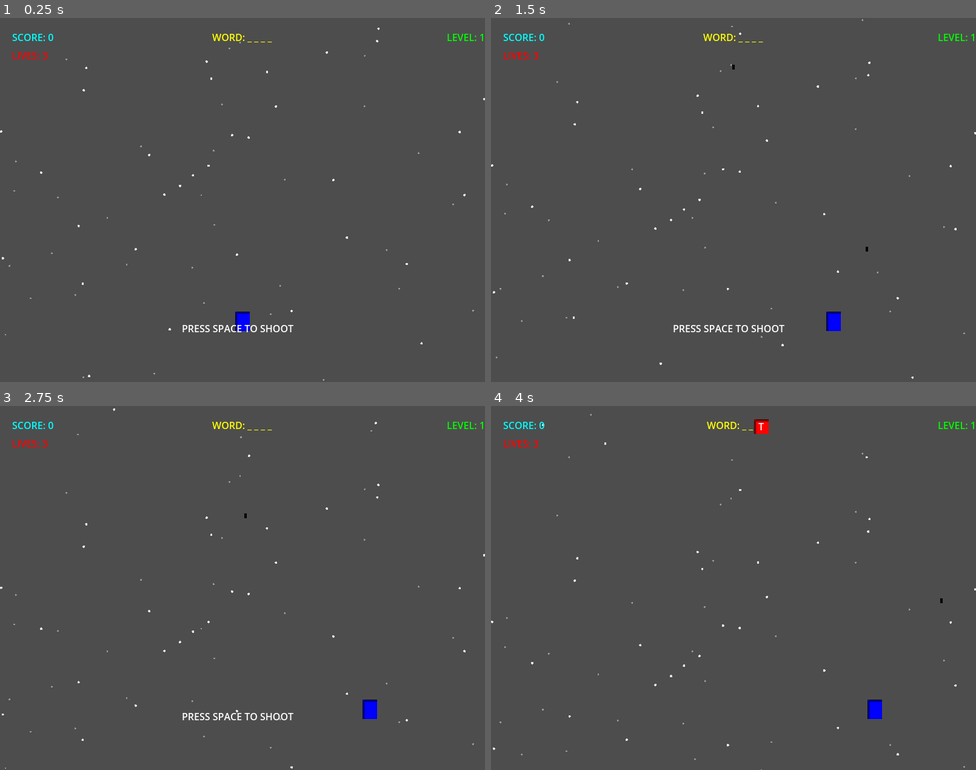
Above: before the commit, frames 1-4 (two rows, left to right).
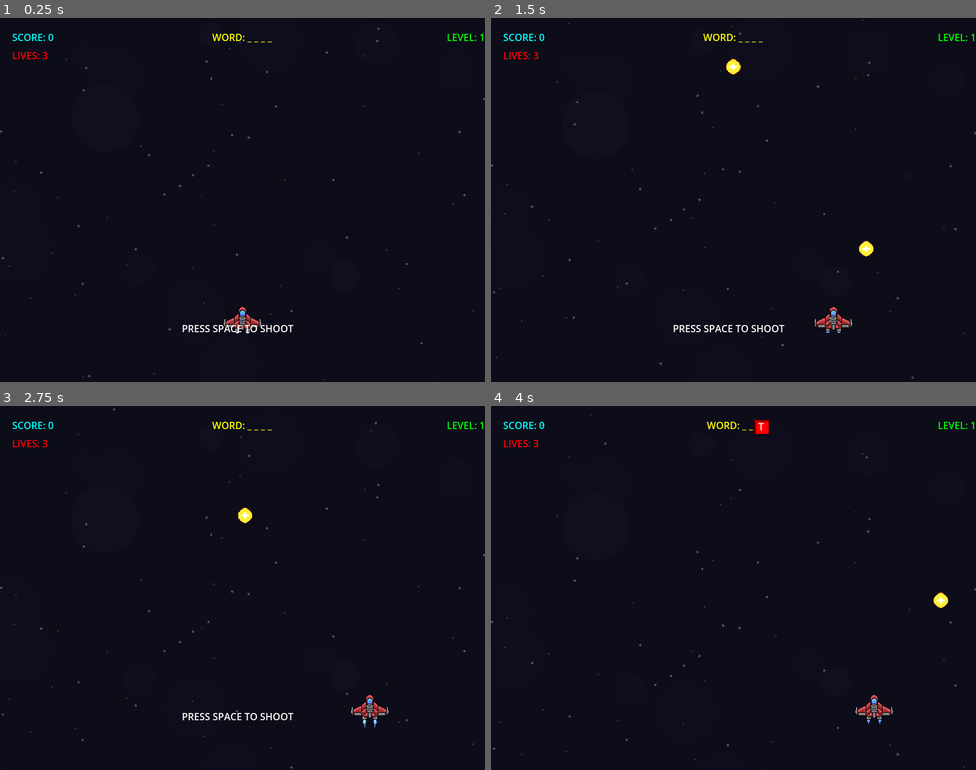
Above: after the commit, the same moments.

Repository: Tolosa527/vertical-shooter
Game: Godot game, scene res://scenes/main/Main.tscn
The game is run twice, just before and just after one commit, with the same random seed, the same clock (stepped at 60 frames per second) and the same inputs.
Inputs:
- Up to frame 1 (0.25 s): no input
- Up to frame 2 (1.5 s): tap Space (shoot) at 0.5, 0.6, 1.25, 1.35 s; hold Right (move_right) 0.53-1.28 s; tap Enter (ui_accept) at 0.77 s; hold Left (move_left) from 1.28 s (still down)
- Up to frame 3 (2.75 s): tap Enter (ui_accept) at 1.52 s; tap Space (shoot) at 2, 2.3 s; release Left (move_left) at 2.03 s; hold Right (move_right) from 2.03 s (still down); hold R from 2.03 s (still down)
- Up to frame 4 (4 s): tap Space (shoot) at 2.75, 2.85, 3.6 s; release R at 2.78 s; tap Enter (ui_accept) at 3.02, 3.77 s; release Right (move_right) at 3.53 s; hold Left (move_left) from 3.53 s (still down)

The runs differ from the first frame. In frame 1, 100% of the frame differs, in the area x 0-100%, y 0-100%; in frame 2, 100%; in frame 3, 100%; in frame 4, 100%.

Commit message:
Add obstacle upgrade guide and implement animated obstacles
- Introduced a comprehensive guide for the upgraded obstacle system.
- Added new animated obstacle features with support for multiple sprites.
- Updated player and obstacle scripts to utilize AnimatedSprite2D.
- Enhanced visual effects for player and obstacle interactions.
- Implemented nebula effects in the background for improved aesthetics.
- Removed the generate_sprites script as it's no longer needed.

Diff:
--- a/project.godot
+++ b/project.godot
@@ -54,6 +54,7 @@
 
 [rendering]
 
+environment/defaults/default_clear_color=Color(0.02, 0.02, 0.05, 1)
 textures/canvas_textures/default_texture_filter=0
 renderer/rendering_method="gl_compatibility"
 renderer/rendering_method.mobile="gl_compatibility"
--- a/scenes/main/Main.tscn
+++ b/scenes/main/Main.tscn
@@ -28,12 +28,7 @@
 
 [node name="UI" type="Control" parent="."]
 layout_mode = 3
-anchors_preset = 15
-anchor_right = 1.0
-anchor_bottom = 1.0
-grow_horizontal = 2
-grow_vertical = 2
-mouse_filter = 2
+anchors_preset = 0
 script = ExtResource("8_t4u6v")
 
 [node name="ScoreLabel" type="Label" parent="UI"]
@@ -101,3 +96,13 @@
 offset_right = 250.0
 offset_bottom = 150.0
 text = "RESTART"
+
+[node name="UI2" type="Control" parent="."]
+layout_mode = 3
+anchors_preset = 15
+anchor_right = 1.0
+anchor_bottom = 1.0
+grow_horizontal = 2
+grow_vertical = 2
+mouse_filter = 2
+script = ExtResource("8_t4u6v")
--- a/scenes/objects/Bullet.tscn
+++ b/scenes/objects/Bullet.tscn
@@ -1,21 +1,33 @@
-[gd_scene load_steps=4 format=3 uid="uid://dq7w9e1r2t3y4"]
+[gd_scene load_steps=6 format=3 uid="uid://dq7xae1r2t3y4"]
 
-[ext_resource type="Script" path="res://scripts/Bullet.gd" id="1_bullet"]
-
-[sub_resource type="PlaceholderTexture2D" id="placeholder_texture"]
-size = Vector2(4, 8)
+[ext_resource type="Script" uid="uid://b08fyqcjjjtmo" path="res://scripts/Bullet.gd" id="1_bullet"]
+[ext_resource type="Texture2D" uid="uid://dv3k6ugdu0mui" path="res://assets/sprites/nave_02-Sheet.png" id="2_bullet_texture"]
 
 [sub_resource type="RectangleShape2D" id="RectangleShape2D_1"]
 size = Vector2(4, 8)
+
+[sub_resource type="AtlasTexture" id="AtlasTexture_k3s4m"]
+atlas = ExtResource("2_bullet_texture")
+region = Rect2(166, 168, 83, 84)
+
+[sub_resource type="SpriteFrames" id="SpriteFrames_k3s4m"]
+animations = [{
+"frames": [{
+"duration": 1.0,
+"texture": SubResource("AtlasTexture_k3s4m")
+}],
+"loop": true,
+"name": &"default",
+"speed": 5.0
+}]
 
 [node name="Bullet" type="Area2D"]
 collision_layer = 16
 collision_mask = 8
 script = ExtResource("1_bullet")
 
-[node name="Sprite2D" type="Sprite2D" parent="."]
-modulate = Color(0, 1, 0, 1)
-texture = SubResource("placeholder_texture")
-
 [node name="CollisionShape2D" type="CollisionShape2D" parent="."]
 shape = SubResource("RectangleShape2D_1")
+
+[node name="AnimatedSprite2D" type="AnimatedSprite2D" parent="."]
+sprite_frames = SubResource("SpriteFrames_k3s4m")
--- /dev/null
+++ b/scenes/objects/Bullet_EnergyBolt.tscn
@@ -0,0 +1,19 @@
+[gd_scene load_steps=4 format=3 uid="uid://74mp20ytdkkm"]
+
+[ext_resource type="Script" path="res://scripts/Bullet.gd" id="1_bullet"]
+[ext_resource type="Texture2D" path="res://assets/sprites/bullet_energy_bolt.tres" id="2_bullet_texture"]
+
+[sub_resource type="RectangleShape2D" id="RectangleShape2D_1"]
+size = Vector2(4, 8)
+
+[node name="Bullet" type="Area2D"]
+collision_layer = 16
+collision_mask = 8
+script = ExtResource("1_bullet")
+
+[node name="Sprite2D" type="Sprite2D" parent="."]
+texture = ExtResource("2_bullet_texture")
+region_enabled = false
+
+[node name="CollisionShape2D" type="CollisionShape2D" parent="."]
+shape = SubResource("RectangleShape2D_1")
--- /dev/null
+++ b/scenes/objects/Bullet_Laser.tscn
@@ -0,0 +1,19 @@
+[gd_scene load_steps=4 format=3 uid="uid://laser_bullet_scene"]
+
+[ext_resource type="Script" path="res://scripts/Bullet.gd" id="1_bullet"]
+[ext_resource type="Texture2D" path="res://assets/sprites/bullet_laser_beam.tres" id="2_bullet_texture"]
+
+[sub_resource type="RectangleShape2D" id="RectangleShape2D_1"]
+size = Vector2(3, 12)
+
+[node name="Bullet" type="Area2D"]
+collision_layer = 16
+collision_mask = 8
+script = ExtResource("1_bullet")
+
+[node name="Sprite2D" type="Sprite2D" parent="."]
+texture = ExtResource("2_bullet_texture")
+region_enabled = false
+
+[node name="CollisionShape2D" type="CollisionShape2D" parent="."]
+shape = SubResource("RectangleShape2D_1")
--- /dev/null
+++ b/scenes/objects/Bullet_Simple.tscn
@@ -0,0 +1,26 @@
+[gd_scene load_steps=3 format=3 uid="uid://simple_bullet_scene"]
+
+[ext_resource type="Script" path="res://scripts/Bullet.gd" id="1_bullet"]
+
+[sub_resource type="RectangleShape2D" id="RectangleShape2D_1"]
+size = Vector2(4, 12)
+
+[node name="Bullet" type="Area2D"]
+collision_layer = 16
+collision_mask = 8
+script = ExtResource("1_bullet")
+
+[node name="ColorRect" type="ColorRect" parent="."]
+anchors_preset = 8
+anchor_left = 0.5
+anchor_top = 0.5
+anchor_right = 0.5
+anchor_bottom = 0.5
+offset_left = -2.0
+offset_top = -6.0
+offset_right = 2.0
+offset_bottom = 6.0
+color = Color(0.2, 0.8, 1.0, 1.0)
+
+[node name="CollisionShape2D" type="CollisionShape2D" parent="."]
+shape = SubResource("RectangleShape2D_1")
--- a/scenes/objects/Obstacle.tscn
+++ b/scenes/objects/Obstacle.tscn
@@ -1,21 +1,54 @@
-[gd_scene load_steps=4 format=3 uid="uid://cm5j8p9n1k4ty"]
+[gd_scene load_steps=9 format=3 uid="uid://cm5j8qan1k4ty"]
 
-[ext_resource type="Script" path="res://scripts/Obstacle.gd" id="1_obstacle"]
+[ext_resource type="Script" uid="uid://cwpw6g0bguiv0" path="res://scripts/Obstacle.gd" id="1_obstacle"]
+[ext_resource type="Texture2D" uid="uid://cpnxtkuv1ggq3" path="res://assets/sprites/obstacle_sheet.png" id="2_0kaxn"]
 
-[sub_resource type="PlaceholderTexture2D" id="placeholder_texture"]
-size = Vector2(32, 32)
+[sub_resource type="AtlasTexture" id="AtlasTexture_kvfeq"]
+atlas = ExtResource("2_0kaxn")
+region = Rect2(0, 0, 32, 32)
+
+[sub_resource type="AtlasTexture" id="AtlasTexture_oc0pw"]
+atlas = ExtResource("2_0kaxn")
+region = Rect2(32, 0, 32, 32)
+
+[sub_resource type="AtlasTexture" id="AtlasTexture_kelgq"]
+atlas = ExtResource("2_0kaxn")
+region = Rect2(0, 32, 32, 32)
+
+[sub_resource type="AtlasTexture" id="AtlasTexture_w30x8"]
+atlas = ExtResource("2_0kaxn")
+region = Rect2(32, 32, 32, 32)
+
+[sub_resource type="SpriteFrames" id="obstacle_sprite_frames"]
+animations = [{
+"frames": [{
+"duration": 1.0,
+"texture": SubResource("AtlasTexture_kvfeq")
+}, {
+"duration": 1.0,
+"texture": SubResource("AtlasTexture_oc0pw")
+}, {
+"duration": 1.0,
+"texture": SubResource("AtlasTexture_kelgq")
+}, {
+"duration": 1.0,
+"texture": SubResource("AtlasTexture_w30x8")
+}],
+"loop": true,
+"name": &"default",
+"speed": 2.0
+}]
 
 [sub_resource type="RectangleShape2D" id="RectangleShape2D_1"]
-size = Vector2(28, 28)
+size = Vector2(32, 32)
 
 [node name="Obstacle" type="Area2D"]
 collision_layer = 8
 collision_mask = 17
 script = ExtResource("1_obstacle")
 
-[node name="Sprite2D" type="Sprite2D" parent="."]
-modulate = Color(1, 0.4, 0.4, 1)
-texture = SubResource("placeholder_texture")
+[node name="AnimatedSprite2D" type="AnimatedSprite2D" parent="."]
+sprite_frames = SubResource("obstacle_sprite_frames")
 
 [node name="CollisionShape2D" type="CollisionShape2D" parent="."]
 shape = SubResource("RectangleShape2D_1")
--- a/scenes/player/Player.tscn
+++ b/scenes/player/Player.tscn
@@ -1,21 +1,122 @@
-[gd_scene load_steps=4 format=3 uid="uid://bxm7h8r5nyfho"]
+[gd_scene load_steps=16 format=3 uid="uid://bxm7h8r5nyfho"]
 
-[ext_resource type="Script" path="res://scripts/Player.gd" id="1_player"]
+[ext_resource type="Script" uid="uid://c3okka828wn5n" path="res://scripts/Player.gd" id="1_player"]
+[ext_resource type="Texture2D" uid="uid://dv3k6ugdu0mui" path="res://assets/sprites/nave_02-Sheet.png" id="2_gfjak"]
 
-[sub_resource type="PlaceholderTexture2D" id="placeholder_texture"]
-size = Vector2(24, 32)
+[sub_resource type="AtlasTexture" id="AtlasTexture_4kuee"]
+atlas = ExtResource("2_gfjak")
+region = Rect2(0, 0, 83, 84)
+
+[sub_resource type="AtlasTexture" id="AtlasTexture_524rm"]
+atlas = ExtResource("2_gfjak")
+region = Rect2(332, 0, 83, 84)
+
+[sub_resource type="AtlasTexture" id="AtlasTexture_tpg5x"]
+atlas = ExtResource("2_gfjak")
+region = Rect2(249, 0, 83, 84)
+
+[sub_resource type="AtlasTexture" id="AtlasTexture_c3xxp"]
+atlas = ExtResource("2_gfjak")
+region = Rect2(166, 0, 83, 84)
+
+[sub_resource type="AtlasTexture" id="AtlasTexture_npwbq"]
+atlas = ExtResource("2_gfjak")
+region = Rect2(83, 0, 83, 84)
+
+[sub_resource type="AtlasTexture" id="AtlasTexture_v42im"]
+atlas = ExtResource("2_gfjak")
+region = Rect2(332, 0, 83, 84)
+
+[sub_resource type="AtlasTexture" id="AtlasTexture_pn6s4"]
+atlas = ExtResource("2_gfjak")
+region = Rect2(249, 0, 83, 84)
+
+[sub_resource type="AtlasTexture" id="AtlasTexture_7oing"]
+atlas = ExtResource("2_gfjak")
+region = Rect2(166, 0, 83, 84)
+
+[sub_resource type="AtlasTexture" id="AtlasTexture_5stf6"]
+atlas = ExtResource("2_gfjak")
+region = Rect2(83, 0, 83, 84)
+
+[sub_resource type="AtlasTexture" id="AtlasTexture_ov1oi"]
+atlas = ExtResource("2_gfjak")
+region = Rect2(0, 84, 83, 84)
+
+[sub_resource type="AtlasTexture" id="AtlasTexture_rn7t0"]
+atlas = ExtResource("2_gfjak")
+region = Rect2(83, 84, 83, 84)
+
+[sub_resource type="SpriteFrames" id="SpriteFrames_1"]
+animations = [{
+"frames": [],
+"loop": true,
+"name": &"default",
+"speed": 5.0
+}, {
+"frames": [{
+"duration": 1.0,
+"texture": SubResource("AtlasTexture_4kuee")
+}],
+"loop": true,
+"name": &"idle",
+"speed": 5.0
+}, {
+"frames": [{
+"duration": 1.0,
+"texture": SubResource("AtlasTexture_524rm")
+}, {
+"duration": 1.0,
+"texture": SubResource("AtlasTexture_tpg5x")
+}, {
+"duration": 1.0,
+"texture": SubResource("AtlasTexture_c3xxp")
+}, {
+"duration": 1.0,
+"texture": SubResource("AtlasTexture_npwbq")
+}],
+"loop": true,
+"name": &"move_left",
+"speed": 5.0
+}, {
+"frames": [{
+"duration": 1.0,
+"texture": SubResource("AtlasTexture_v42im")
+}, {
+"duration": 1.0,
+"texture": SubResource("AtlasTexture_pn6s4")
+}, {
+"duration": 1.0,
+"texture": SubResource("AtlasTexture_7oing")
+}, {
+"duration": 1.0,
+"texture": SubResource("AtlasTexture_5stf6")
+}],
+"loop": true,
+"name": &"move_right",
+"speed": 5.0
+}, {
+"frames": [{
+"duration": 1.0,
+"texture": SubResource("AtlasTexture_ov1oi")
+}, {
+"duration": 1.0,
+"texture": SubResource("AtlasTexture_rn7t0")
+}],
+"loop": true,
+"name": &"take_damage",
+"speed": 5.0
+}]
 
 [sub_resource type="RectangleShape2D" id="RectangleShape2D_1"]
 size = Vector2(20, 28)
 
 [node name="Player" type="CharacterBody2D"]
-collision_layer = 1
 collision_mask = 8
 script = ExtResource("1_player")
 
-[node name="Sprite2D" type="Sprite2D" parent="."]
-modulate = Color(0, 1, 1, 1)
-texture = SubResource("placeholder_texture")
+[node name="AnimatedSprite2D" type="AnimatedSprite2D" parent="."]
+sprite_frames = SubResource("SpriteFrames_1")
 
 [node name="CollisionShape2D" type="CollisionShape2D" parent="."]
 shape = SubResource("RectangleShape2D_1")
--- a/scripts/Obstacle.gd
+++ b/scripts/Obstacle.gd
@@ -13,7 +13,7 @@
 var time_alive: float = 0.0
 var velocity: Vector2 = Vector2.ZERO
 
-@onready var sprite: Sprite2D = $Sprite2D
+@onready var animated_sprite: AnimatedSprite2D = $AnimatedSprite2D
 @onready var collision_shape: CollisionShape2D = $CollisionShape2D
 
 func _ready():
@@ -30,6 +30,10 @@
 
 	# Set initial velocity
 	velocity = Vector2(0, speed)
+
+	# Start the default animation
+	if animated_sprite.sprite_frames and animated_sprite.sprite_frames.has_animation("default"):
+		animated_sprite.play("default")
 
 func _physics_process(delta):
 	time_alive += delta
@@ -72,8 +76,8 @@
 
 	# Visual feedback for damage
 	var tween = create_tween()
-	tween.tween_property(sprite, "modulate", Color.RED, 0.1)
-	tween.tween_property(sprite, "modulate", Color.WHITE, 0.1)
+	tween.tween_property(animated_sprite, "modulate", Color.RED, 0.1)
+	tween.tween_property(animated_sprite, "modulate", Color.WHITE, 0.1)
 
 	if health <= 0:
 		destroy_obstacle()
@@ -88,8 +92,8 @@
 
 	# Destruction effect
 	var tween = create_tween()
-	tween.parallel().tween_property(sprite, "scale", Vector2(1.5, 1.5), 0.2)
-	tween.parallel().tween_property(sprite, "modulate:a", 0.0, 0.2)
+	tween.parallel().tween_property(animated_sprite, "scale", Vector2(1.5, 1.5), 0.2)
+	tween.parallel().tween_property(animated_sprite, "modulate:a", 0.0, 0.2)
 	tween.tween_callback(queue_free)
 
 func set_movement_pattern(pattern: String):
--- a/scripts/Player.gd
+++ b/scripts/Player.gd
@@ -10,7 +10,14 @@
 var can_shoot: bool = true
 var shoot_cooldown: float = 0.3
 
-@onready var sprite: Sprite2D = $Sprite2D
+# Animation states
+var current_animation_state: String = "idle"
+var is_moving_left: bool = false
+var is_moving_right: bool = false
+var is_shooting: bool = false
+var is_taking_damage: bool = false
+
+@onready var animated_sprite: AnimatedSprite2D = $AnimatedSprite2D
 @onready var collision_shape: CollisionShape2D = $CollisionShape2D
 @onready var shoot_timer: Timer = $ShootTimer
 
@@ -21,6 +28,9 @@
 	shoot_timer.wait_time = shoot_cooldown
 	shoot_timer.one_shot = true
 	shoot_timer.timeout.connect(_on_shoot_timer_timeout)
+
+	# Start with idle animation
+	play_animation("idle")
 
 func _physics_process(delta):
 	handle_movement(delta)
@@ -41,13 +51,46 @@
 
 func handle_movement(delta):
 	velocity = Vector2.ZERO
+	is_moving_left = false
+	is_moving_right = false
 
 	if Input.is_action_pressed("move_left"):
 		velocity.x -= speed
+		is_moving_left = true
 	if Input.is_action_pressed("move_right"):
 		velocity.x += speed
+		is_moving_right = true
+
+	# Update animation based on movement
+	update_movement_animation()
 
 	move_and_slide()
+
+func update_movement_animation():
+	var new_animation = "idle"
+
+	# Priority order: damage > shooting > movement > idle
+	if is_taking_damage:
+		new_animation = "take_damage"
+	elif is_shooting:
+		new_animation = "shoot"
+	elif is_moving_left:
+		new_animation = "move_left"
+	elif is_moving_right:
+		new_animation = "move_right"
+	else:
+		new_animation = "idle"
+
+	if new_animation != current_animation_state:
+		play_animation(new_animation)
+
+func play_animation(animation_name: String):
+	if animated_sprite.sprite_frames.has_animation(animation_name):
+		current_animation_state = animation_name
+		animated_sprite.play(animation_name)
+	else:
+		# Fallback to default if animation doesn't exist
+		animated_sprite.play("default")
 
 func handle_shooting():
 	if Input.is_action_just_pressed("shoot") and can_shoot:
@@ -55,7 +98,17 @@
 
 func shoot():
 	can_shoot = false
+	is_shooting = true
 	shoot_timer.start()
+
+	# Play shoot animation briefly
+	play_animation("shoot")
+
+	# Reset to movement animation after short delay
+	get_tree().create_timer(0.1).timeout.connect(func():
+		is_shooting = false
+		update_movement_animation()
+	)
 
 	# Fire bullet from player position
 	var bullet_pos = global_position + Vector2(0, -32)  # Offset to shoot from front
@@ -69,10 +122,20 @@
 func take_damage():
 	player_hit.emit()
 
-	# Add visual feedback (flash effect)
+	# Set damage animation state
+	is_taking_damage = true
+	play_animation("take_damage")
+
+	# Reset damage animation after duration
+	get_tree().create_timer(0.5).timeout.connect(func():
+		is_taking_damage = false
+		update_movement_animation()
+	)
+
+	# Add visual feedback (flash effect) - optional, since we have animation
 	var tween = create_tween()
-	tween.tween_property(sprite, "modulate:a", 0.3, 0.1)
-	tween.tween_property(sprite, "modulate:a", 1.0, 0.1)
+	tween.tween_property(animated_sprite, "modulate:a", 0.3, 0.1)
+	tween.tween_property(animated_sprite, "modulate:a", 1.0, 0.1)
 
 func set_invulnerable(duration: float):
 	# Temporary invulnerability after taking damage
--- a/scripts/ScrollingBackground.gd
+++ b/scripts/ScrollingBackground.gd
@@ -4,13 +4,37 @@
 @export var scroll_speed: float = 50.0
 @export var star_count: int = 100
 @export var star_layers: int = 3
+@export var background_color: Color = Color(0.05, 0.05, 0.1, 1.0)  # Very dark blue-black
+@export var show_nebula: bool = true  # Add subtle nebula effects
 
 var screen_size: Vector2
 var stars: Array[Array] = []
+var nebula_particles: Array = []
 
 func _ready():
 	screen_size = get_viewport_rect().size
 	generate_stars()
+	if show_nebula:
+		generate_nebula_particles()
+
+func generate_nebula_particles():
+	# Create very subtle, slow-moving nebula particles
+	for i in range(15):
+		var particle = {
+			"position": Vector2(
+				randf() * screen_size.x,
+				randf() * screen_size.y
+			),
+			"speed": randf_range(5.0, 15.0),
+			"size": randf_range(20.0, 60.0),
+			"color": Color(
+				randf_range(0.1, 0.2),  # Very dark red
+				randf_range(0.05, 0.15), # Very dark green
+				randf_range(0.15, 0.25), # Slightly more blue
+				randf_range(0.05, 0.15)  # Very transparent
+			)
+		}
+		nebula_particles.append(particle)
 
 func generate_stars():
 	# Create multiple layers of stars for parallax effect
@@ -27,22 +51,41 @@
 				),
 				"speed": layer_speed,
 				"size": star_size,
-				"brightness": 0.3 + layer * 0.3
+				"brightness": 0.15 + layer * 0.15  # Much dimmer stars
 			}
 			layer_stars.append(star)
 
 		stars.append(layer_stars)
 
 func _draw():
+	# Draw dark background first
+	draw_rect(Rect2(Vector2.ZERO, screen_size), background_color)
+
+	# Draw nebula particles (very subtle)
+	if show_nebula:
+		for particle in nebula_particles:
+			draw_circle(particle.position, particle.size, particle.color)
+
 	# Draw all star layers
 	for layer_index in range(stars.size()):
 		var layer_stars = stars[layer_index]
-		var brightness = 0.3 + layer_index * 0.3
-		var color = Color(brightness, brightness, brightness, 1.0)
+		var brightness = 0.15 + layer_index * 0.15  # Much dimmer stars
+
+		# Create subtle color variations for stars
+		var star_color: Color
+		match layer_index:
+			0:  # Distant stars - very dim blue-white
+				star_color = Color(0.4, 0.4, 0.6, brightness)
+			1:  # Medium stars - dim white
+				star_color = Color(0.5, 0.5, 0.5, brightness)
+			2:  # Close stars - slightly brighter white
+				star_color = Color(0.6, 0.6, 0.7, brightness)
+			_:
+				star_color = Color(brightness, brightness, brightness, 1.0)
 
 		for star in layer_stars:
 			var size = star.size
-			draw_circle(star.position, size, color)
+			draw_circle(star.position, size, star_color)
 
 func _process(delta):
 	# Move stars down
@@ -55,7 +98,17 @@
 				star.position.y = -10
 				star.position.x = randf() * screen_size.x
 
-	# Redraw stars
+	# Move nebula particles (very slowly)
+	if show_nebula:
+		for particle in nebula_particles:
+			particle.position.y += particle.speed * delta
+
+			# Wrap around when particle goes off screen
+			if particle.position.y > screen_size.y + particle.size:
+				particle.position.y = -particle.size
+				particle.position.x = randf() * screen_size.x
+
+	# Redraw everything
 	queue_redraw()
 
 func set_scroll_speed(new_speed: float):
--- a/scripts/generate_sprites.gd
+++ /dev/null
@@ -1,109 +0,0 @@
-extends EditorScript
-
-# This script generates placeholder textures for the game objects
-# Run this script in Godot's editor to create basic colored rectangles for sprites
-
-func _run():
-	print("Generating placeholder textures...")
-
-	# Create assets/sprites directory if it doesn't exist
-	var dir = DirAccess.open("res://")
-	if not dir.dir_exists("assets/sprites"):
-		dir.make_dir_recursive("assets/sprites")
-
-	# Generate player sprite (cyan triangle)
-	create_player_sprite()
-
-	# Generate bullet sprite (green rectangle)
-	create_bullet_sprite()
-
-	# Generate obstacle sprite (red/orange irregular shape)
-	create_obstacle_sprite()
-
-	# Generate letter background sprite (yellow circle)
-	create_letter_sprite()
-
-	print("Placeholder textures generated successfully!")
-
-func create_player_sprite():
-	var image = Image.create(24, 32, false, Image.FORMAT_RGBA8)
-
-	# Fill with transparent
-	image.fill(Color(0, 0, 0, 0))
-
-	# Draw cyan triangle (player ship)
-	for y in range(32):
-		for x in range(24):
-			var center_x = 12
-			var triangle_width = int((32 - y) * 0.75)
-
-			if abs(x - center_x) <= triangle_width / 2:
-				image.set_pixel(x, y, Color.CYAN)
-
-	var texture = ImageTexture.new()
-	texture.create_from_image(image)
-
-	ResourceSaver.save(texture, "res://assets/sprites/player.tres")
-
-func create_bullet_sprite():
-	var image = Image.create(4, 8, false, Image.FORMAT_RGBA8)
-	image.fill(Color.LIME)  # Bright green
-
-	var texture = ImageTexture.new()
-	texture.create_from_image(image)
-
-	ResourceSaver.save(texture, "res://assets/sprites/bullet.tres")
-
-func create_obstacle_sprite():
-	var image = Image.create(32, 32, false, Image.FORMAT_RGBA8)
-
-	# Fill with transparent
-	image.fill(Color(0, 0, 0, 0))
-
-	# Draw irregular asteroid shape
-	var center = Vector2(16, 16)
-	var base_radius = 14
-
-	for y in range(32):
-		for x in range(32):
-			var pos = Vector2(x, y)
-			var distance = pos.distance_to(center)
-
-			# Add some noise for irregular shape
-			var noise = sin(x * 0.5) * cos(y * 0.3) * 3
-			var effective_radius = base_radius + noise
-
-			if distance <= effective_radius:
-				# Gradient from orange to red
-				var intensity = 1.0 - (distance / effective_radius) * 0.3
-				image.set_pixel(x, y, Color(1.0, 0.4 * intensity, 0.2 * intensity, 1.0))
-
-	var texture = ImageTexture.new()
-	texture.create_from_image(image)
-
-	ResourceSaver.save(texture, "res://assets/sprites/obstacle.tres")
-
-func create_letter_sprite():
-	var image = Image.create(24, 24, false, Image.FORMAT_RGBA8)
-
-	# Fill with transparent
-	image.fill(Color(0, 0, 0, 0))
-
-	# Draw yellow circle
-	var center = Vector2(12, 12)
-	var radius = 10
-
-	for y in range(24):
-		for x in range(24):
-			var pos = Vector2(x, y)
-			var distance = pos.distance_to(center)
-
-			if distance <= radius:
-				# Gradient yellow circle
-				var intensity = 1.0 - (distance / radius) * 0.3
-				image.set_pixel(x, y, Color(1.0, 1.0 * intensity, 0.2, 0.8))
-
-	var texture = ImageTexture.new()
-	texture.create_from_image(image)
-
-	ResourceSaver.save(texture, "res://assets/sprites/letter.tres")
Not shown, added: assets/sprites/PixelStarshipsPackage_Asteroids_01.png.import
Binary file added: assets/sprites/nave_02-Sheet.png
Not shown, added: assets/sprites/nave_02-Sheet.png.import
Binary file added: assets/sprites/obstacle_sheet.png
Not shown, added: assets/sprites/obstacle_sheet.png.import
Not shown, removed: scripts/generate_sprites.gd.uid
Not shown, added: .github/copilot-instructions.md
Not shown, added: OBSTACLE_UPGRADE_GUIDE.md
